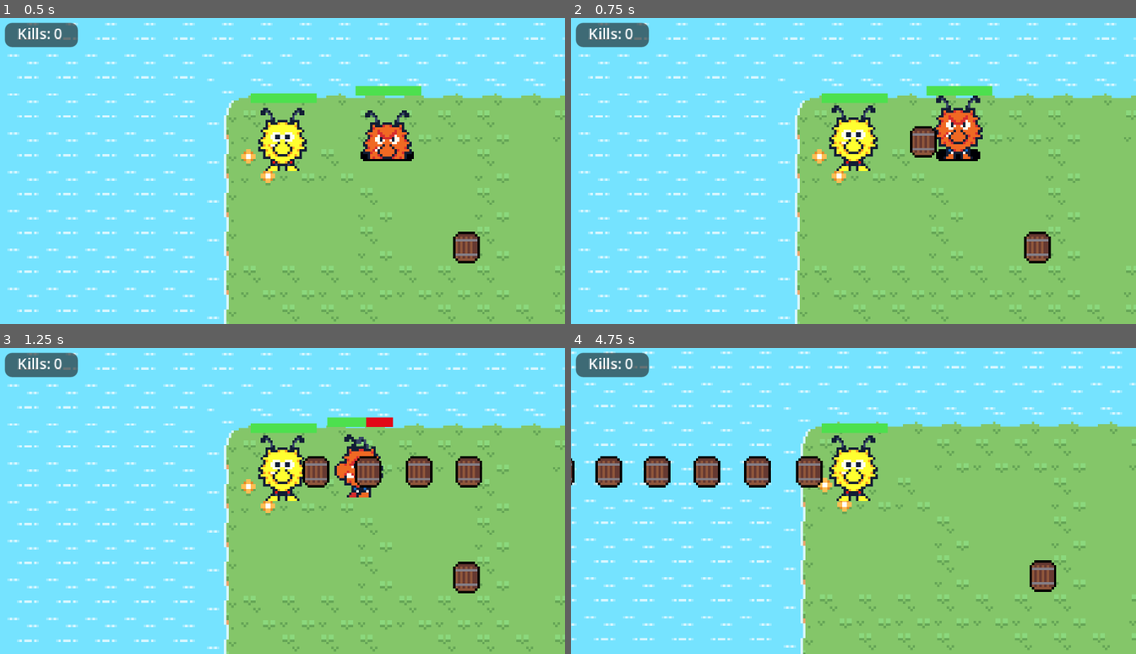
Above: before the commit, frames 1-4 (two rows, left to right).
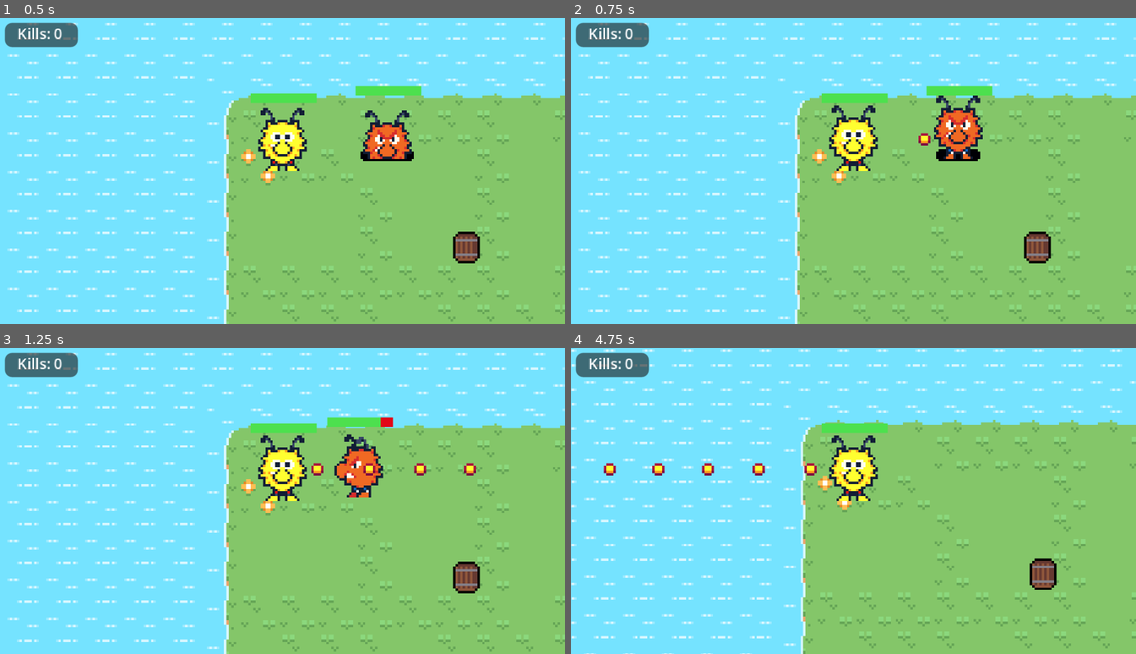
Above: after the commit, the same moments.

Repository: BonnGameDevKurs/gamedevgame
Game: Godot game, scene res://scenes/main.tscn
The game is run twice, just before and just after one commit, with the same random seed, the same clock (stepped at 60 frames per second) and the same inputs. This scene is started directly instead of the project's main scene.
Inputs:
- Up to frame 1 (0.5 s): no input
- Up to frame 2 (0.75 s): hold Right (fire_right) from 0.53 s (still down)
- Up to frame 3 (1.25 s): keep holding Right (fire_right)
- Up to frame 4 (4.75 s): release Right (fire_right) at 1.28 s; hold Down (fire_down) 1.28-2.03 s; hold Right (fire_right) 2.03-2.78 s; hold Up (fire_up) 2.78-3.53 s; hold Left (fire_left) from 3.53 s (still down)

Frame 1 is identical in both runs. In frame 2, 0.5% of the frame differs, in the area x 60-65%, y 35-46%; in frame 3, 1.9%; in frame 4, 9.9%, in the area x 0-100%, y 0-100%.

Commit message:
rework bullet and collision layers

Diff:
--- a/assets/tilesets/grass_water_dirt/grass_water_dirt_tileset.tres
+++ b/assets/tilesets/grass_water_dirt/grass_water_dirt_tileset.tres
@@ -463,6 +463,7 @@
 
 [resource]
 physics_layer_0/collision_layer = 1
+physics_layer_0/collision_mask = 7
 terrain_set_0/mode = 0
 terrain_set_0/terrain_0/name = "Water"
 terrain_set_0/terrain_0/color = Color(0.364332, 0.262335, 0.807016, 1)
--- a/characters/enemy/enemy.tscn
+++ b/characters/enemy/enemy.tscn
@@ -1,7 +1,7 @@
 [gd_scene load_steps=22 format=3 uid="uid://nvsa1hfsclia"]
 
 [ext_resource type="Script" uid="uid://c2owf2lmuornh" path="res://characters/enemy/enemy.gd" id="1_bm2dv"]
-[ext_resource type="Texture2D" uid="uid://d1pmuvih3c62f" path="res://assets/player/anti_wusel_spritesheet.png" id="1_dxaiu"]
+[ext_resource type="Texture2D" uid="uid://d1pmuvih3c62f" path="res://assets/Enemies/anti_wusel_spritesheet.png" id="1_dxaiu"]
 [ext_resource type="Script" uid="uid://b1w1jgjnlxvm1" path="res://misc/hurt_box/hurt_box.gd" id="3_427j3"]
 [ext_resource type="Script" uid="uid://c2f6esow4sew4" path="res://misc/hit_box/hit_box.gd" id="4_fxr07"]
 [ext_resource type="PackedScene" uid="uid://wknbi2gm8gp" path="res://misc/health_bar/health_bar.tscn" id="5_fxr07"]
@@ -211,6 +211,8 @@
 radius = 100.0
 
 [node name="Enemy" type="CharacterBody2D" groups=["Enemy"]]
+collision_layer = 4
+collision_mask = 7
 motion_mode = 1
 script = ExtResource("1_bm2dv")
 
@@ -231,6 +233,8 @@
 
 [node name="HurtBox" type="Area2D" parent="." groups=["Enemy"]]
 position = Vector2(0, -13)
+collision_layer = 16
+collision_mask = 16
 script = ExtResource("3_427j3")
 affected_by_groups = Array[String](["Bullet"])
 
@@ -239,6 +243,8 @@
 
 [node name="HitBox" type="Area2D" parent="." groups=["Enemy"]]
 position = Vector2(0, -13)
+collision_layer = 16
+collision_mask = 16
 script = ExtResource("4_fxr07")
 
 [node name="CollisionShape2D" type="CollisionShape2D" parent="HitBox"]
@@ -258,12 +264,16 @@
 
 [node name="DetectionArea" type="Area2D" parent="."]
 position = Vector2(0, -13)
+collision_layer = 16
+collision_mask = 16
 
 [node name="CollisionShape2D" type="CollisionShape2D" parent="DetectionArea"]
 shape = SubResource("CircleShape2D_fxr07")
 
 [node name="UndetectionArea" type="Area2D" parent="."]
 position = Vector2(0, -13)
+collision_layer = 16
+collision_mask = 16
 
 [node name="CollisionShape2D" type="CollisionShape2D" parent="UndetectionArea"]
 shape = SubResource("CircleShape2D_tlrvp")
--- a/characters/player/Player.tscn
+++ b/characters/player/Player.tscn
@@ -181,6 +181,8 @@
 }
 
 [node name="Player" type="CharacterBody2D"]
+collision_layer = 2
+collision_mask = 7
 motion_mode = 1
 script = ExtResource("1_q3uxj")
 
@@ -205,6 +207,8 @@
 
 [node name="HurtBox" type="Area2D" parent="." groups=["Player"]]
 position = Vector2(0, -13)
+collision_layer = 16
+collision_mask = 16
 script = ExtResource("3_ibj0t")
 metadata/_custom_type_script = "uid://b1w1jgjnlxvm1"
 
--- a/characters/player/patrone.gd
+++ b/characters/player/patrone.gd
@@ -3,10 +3,14 @@
 
 func _ready():
 	$HitBox.hit.connect(_on_hit)
+	$Timer.timeout.connect(_on_timeout)
 
 
 # Function to handle collision detection
 func _on_hit():
 	print("boom")
-	await get_tree().create_timer(0.5).timeout
+	$Timer.start(0.5)
+
+
+func _on_timeout():
 	queue_free()
--- a/characters/player/patrone.tscn
+++ b/characters/player/patrone.tscn
@@ -1,17 +1,18 @@
 [gd_scene load_steps=6 format=3 uid="uid://dlwtryaro3xug"]
 
 [ext_resource type="Script" uid="uid://bcbend7as31lp" path="res://characters/player/patrone.gd" id="1_uoupb"]
-[ext_resource type="Texture2D" uid="uid://b1kc1ujkcgs2l" path="res://assets/keg.png" id="1_yr613"]
+[ext_resource type="Texture2D" uid="uid://g2k10ry4e5pk" path="res://assets/player/bullet.png" id="2_frevo"]
 [ext_resource type="Script" uid="uid://c2f6esow4sew4" path="res://misc/hit_box/hit_box.gd" id="3_frevo"]
 
 [sub_resource type="CircleShape2D" id="CircleShape2D_4j4b0"]
-radius = 7.0
+radius = 2.5
 
 [sub_resource type="CircleShape2D" id="CircleShape2D_l508w"]
+radius = 4.0
 
 [node name="RigidBody2D" type="RigidBody2D" groups=["Bullet"]]
-collision_layer = 2
-collision_mask = 2
+collision_layer = 8
+collision_mask = 8
 mass = 0.1
 gravity_scale = 0.0
 contact_monitor = true
@@ -19,17 +20,21 @@
 script = ExtResource("1_uoupb")
 
 [node name="CollisionShape2D" type="CollisionShape2D" parent="."]
-position = Vector2(0, 1)
 shape = SubResource("CircleShape2D_4j4b0")
 
 [node name="Sprite2D" type="Sprite2D" parent="."]
-position = Vector2(0, -0.5)
-texture = ExtResource("1_yr613")
+texture = ExtResource("2_frevo")
 
 [node name="HitBox" type="Area2D" parent="." groups=["Bullet"]]
-position = Vector2(0, 1)
+collision_layer = 16
+collision_mask = 16
 script = ExtResource("3_frevo")
 metadata/_custom_type_script = "uid://c2f6esow4sew4"
 
 [node name="CollisionShape2D" type="CollisionShape2D" parent="HitBox"]
 shape = SubResource("CircleShape2D_l508w")
+
+[node name="Timer" type="Timer" parent="."]
+wait_time = 15.0
+one_shot = true
+autostart = true
--- a/menus/start_menu/start_menu.tscn
+++ b/menus/start_menu/start_menu.tscn
@@ -77,6 +77,7 @@
 
 [node name="Keg2" type="RigidBody2D" parent="."]
 position = Vector2(131, 8)
+collision_mask = 15
 gravity_scale = 0.0
 
 [node name="Sprite2D2" type="Sprite2D" parent="Keg2"]
--- a/project.godot
+++ b/project.godot
@@ -91,7 +91,10 @@
 [layer_names]
 
 2d_physics/layer_1="World"
-2d_physics/layer_2="Hit-Hurt"
+2d_physics/layer_2="Player"
+2d_physics/layer_3="Enemy"
+2d_physics/layer_4="Bullet"
+2d_physics/layer_5="Hit/Hurt"
 
 [rendering]
 
--- a/scenes/main.tscn
+++ b/scenes/main.tscn
@@ -28,6 +28,7 @@
 
 [node name="Keg2" type="RigidBody2D" parent="."]
 position = Vector2(94, 56)
+collision_mask = 15
 gravity_scale = 0.0
 
 [node name="Sprite2D2" type="Sprite2D" parent="Keg2"]
Renamed: assets/player/anti_wusel_spritesheet.png -> assets/Enemies/anti_wusel_spritesheet.png
Not shown, added: assets/Enemies/anti_wusel_spritesheet.png.import
Binary file added: assets/player/bullet.png
Not shown, changed: assets/player/bullet.png.import
